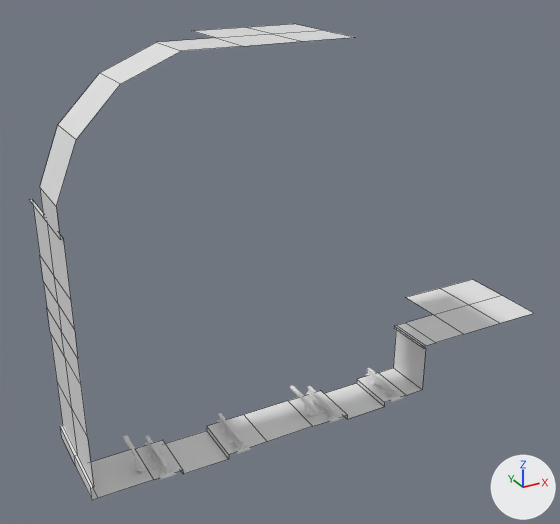
The FBX model Assets/Resources/Meshes/Structures/Station1_Essentials_PSX.fbx as it was, and as the next commit left it.
The view is the same before and after, from a 50 mm camera at (-7.34, -11.17, 8.96) aimed at (-0.85, 0.63, 3.07). Every picture has the same lights, and +X, +Y and +Z are marked at lower right. Mesh edges are drawn as thin lines on the coarser meshes. Where no turn or scale is listed for an object, it has been applied to the vertices.

Objects in the first picture: 'Ceiling', 'CeilingCurve', 'FloorRed', 'MetroFloor', 'MetroWall1', 'MetroWall2', 'RailwayStraight'.
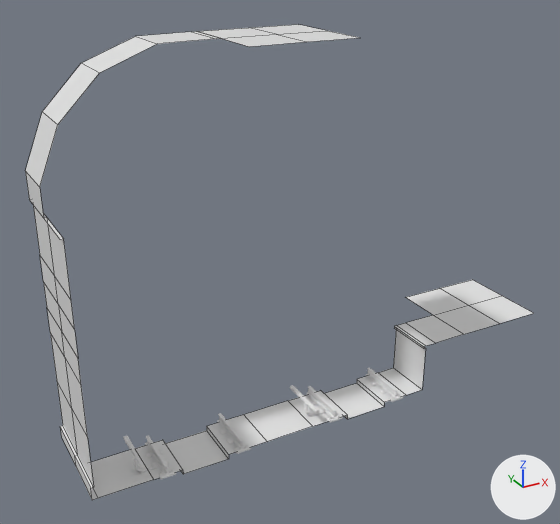
What differs and where, as boxes [x1, y1, x2, y2] in the pictures (560 x 524 px):
```json
{"object": "CeilingCurve", "change": "reshaped, moved", "before": [40, 38, 242, 239], "after": [25, 31, 221, 218], "on screen": "7% shorter"}
{"object": "Ceiling", "change": "moved", "before": [194, 24, 353, 46], "after": [197, 24, 359, 47]}
{"part": 1, "of": "me_plane_105", "change": "built on", "before": [100, 38, 242, 84], "after": [82, 31, 221, 73]}
```

The change, as JSON lines over the scene's bpy script:
```json
{"block": "me_plane_105", "where": "me_plane_105.from_pydata(...)  # 12 vertices, 5 faces; spans x 0.0..3.01, y -0.5..0.5, z 0.0..2.51"}
{"block": "me_plane_105", "where": "# used by ob_ceilingcurve; location = (-5.1, 0.0, 4.75)"}
{"block": "me_plane_105", "where": "# verts and faces of me_plane_105; kept vertices keep their numbers, new ones are numbered from 12"}
{"block": "me_plane_105", "where": "# before: 0 (3.01, 0.5, 2.51) at pixel (215, 37), 1 (3.01, -0.5, 2.51) at pixel (243, 46), 8 (2.01, 0.5, 2.51) at pixel (156, 42), 11 (2.01, -0.5, 2.51) at pixel (181, 50)"}
{"block": "me_plane_105", "change": "me_plane_105 part 1"}
{"op": "add", "block": "me_plane_105", "code": "delete_vertices([0, 1])  # with the faces that use them"}
{"op": "add", "block": "me_plane_105", "code": "verts[8] = (2.02, 0.5, 2.49)  # moved, pixel (135, 36)"}
{"op": "add", "block": "me_plane_105", "code": "verts[11] = (2.02, -0.5, 2.49)  # moved, pixel (157, 43)"}
{"op": "add", "block": "me_plane_105", "code": "verts[12] = (3.01, 0.5, 2.5)  # pixel (191, 31)"}
{"op": "add", "block": "me_plane_105", "code": "verts[13] = (3.01, -0.5, 2.5)  # pixel (216, 38)"}
{"op": "add", "block": "me_plane_105", "code": "verts[14] = (3.1, 0.5, 2.5)  # pixel (196, 31)"}
{"op": "add", "block": "me_plane_105", "code": "verts[15] = (3.1, -0.5, 2.5)  # pixel (220, 38)"}
{"op": "add", "block": "me_plane_105", "code": "faces += [(8, 12, 13, 11), (12, 14, 15, 13)]"}
{"op": "set", "path": "ob_ceiling.location", "old": "(-2.09, 0.0, 7.26)", "new": "(-2.0, 0.0, 7.25)"}
{"op": "set", "path": "ob_ceilingcurve.location", "old": "(-5.1, 0.0, 4.75)", "new": "(-5.1, 1.0, 4.75)"}
```
